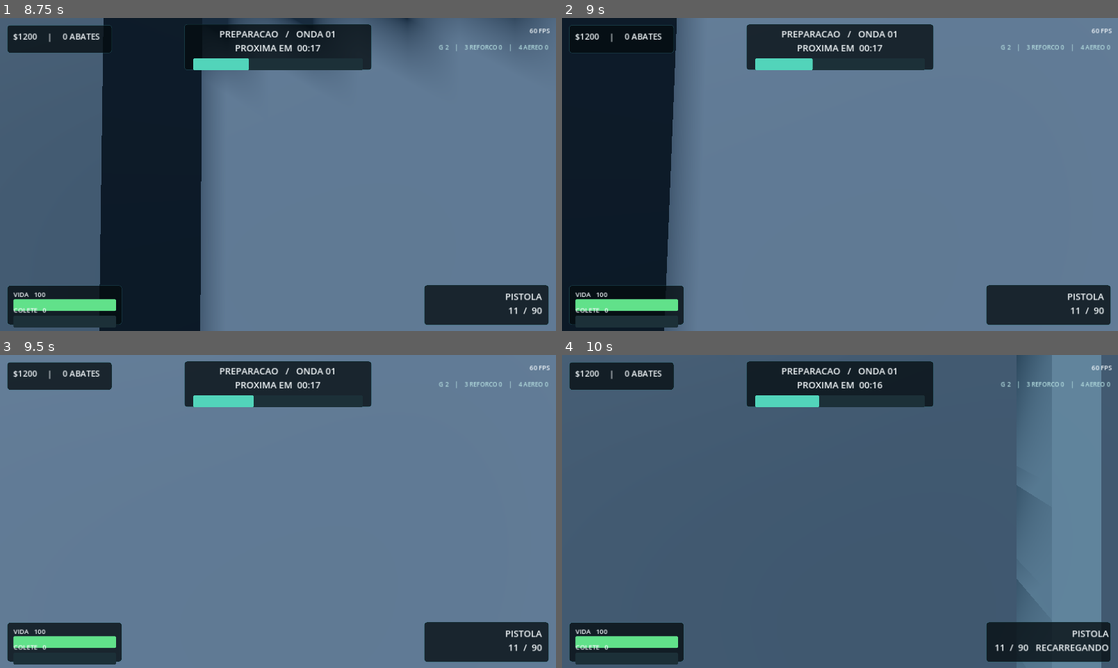
Above: before the commit, frames 1-4 (two rows, left to right).
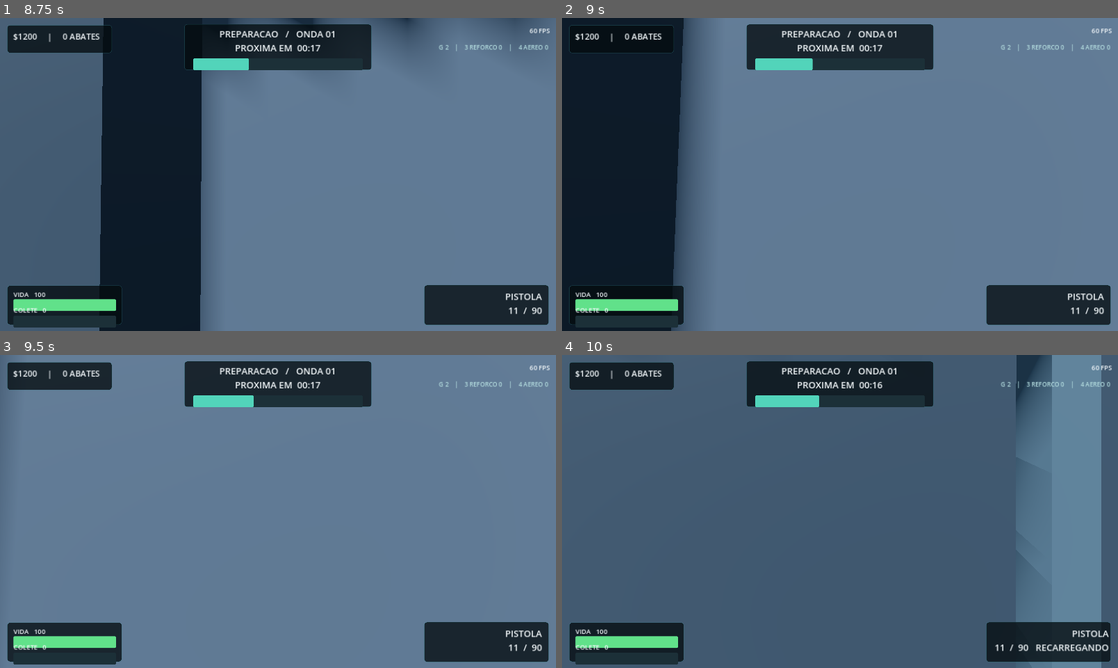
Above: after the commit, the same moments.

Repository: TPollTech/Frontline-Survival
Game: Godot game, scene res://scenes/main.tscn
Two runs of this game, one before a commit and one after it. Both use one fixed random seed, a clock stepped at 60 frames per second and the inputs below.
Inputs (mouse positions are in pixels of both pictures, inside the frame that each line leads up to):
- Up to frame 1 (8.75 s): click "INICIAR PARTIDA" at 0.5 s; tap Enter at 1.25, 1.35 s; move the mouse to (305, 174) at 1.27 s; hold W 1.28-6.53 s; click (305, 174) at 1.42 s; tap Space at 1.52, 2.27, 3.77, 4.52, 5.27, 6.77, 7.52, 8.27 s; move the mouse to (250, 174) at 2.02 s; tap Keypad Enter at 2.1 s; move the mouse to (289, 168) at 2.77 s; tap F at 2.85 s; move the mouse to (272, 180) at 3.52 s; tap 1 at 3.6 s; click (272, 180) at 3.67 s; move the mouse to (316, 177) at 4.27 s; tap 5 at 4.35 s; move the mouse to (233, 171) at 5.02 s; tap 3 at 5.1 s; move the mouse to (283, 174) at 5.77 s; tap 4 at 5.85 s; click (283, 174) at 5.92 s; move the mouse to (255, 168) at 6.52 s; hold D 6.53-7.28 s; tap N at 6.6 s; move the mouse to (305, 174) at 7.27 s; hold C 7.28-8.03 s; hold W from 7.28 s (still down); move the mouse to (250, 174) at 8.02 s; tap Ctrl at 8.1 s; click (250, 174) at 8.17 s
- Up to frame 2 (9 s): keep holding W; move the mouse to (851, 168) at 8.77 s; hold Shift from 8.78 s (still down)
- Up to frame 3 (9.5 s): keep holding W; keep holding Shift
- Up to frame 4 (10 s): move the mouse to (834, 517) at 9.52 s; release W at 9.53 s; release Shift at 9.53 s; hold A from 9.53 s (still down); tap R at 9.6 s; tap Space at 9.77 s

Frame 1 is identical in both runs. In frame 2, 3.0% of the frame differs, in the area x 18-25%, y 0-100%; in frame 3, less than 0.1%; in frame 4, 0.6%.

Commit message:
feat(fps): refinar corrida tática com braço baixo, balanço e FOV de movimento

Diff:
--- a/scripts/player.gd
+++ b/scripts/player.gd
@@ -147,7 +147,9 @@
     if Input.is_key_pressed(KEY_SPACE) and is_on_floor() and not controls_locked:
         velocity.y = 6.5
     move_and_slide()
-    camera.fov = lerpf(camera.fov, GameSettings.field_of_view * 0.70 if aim else GameSettings.field_of_view, minf(1.0, delta * 12.0))
+    # A slight sprint FOV extension sells momentum; ADS always takes priority.
+    var target_fov: float = GameSettings.field_of_view * (0.70 if aim else (1.045 if sprint_blend > 0.55 else 1.0))
+    camera.fov = lerpf(camera.fov, target_fov, minf(1.0, delta * 10.0))
     walk_clock += delta * movement.length() * (12.0 if sprinting else 8.0)
     shot_spread_kick = move_toward(shot_spread_kick, 0.0, delta * 1.25)
     # Align the physical front/rear sight with the camera's central ray.
@@ -157,7 +159,7 @@
     var gun_target := Vector3(0.0, sight_y, -0.62) if aim else Vector3(0.34, -0.27, -0.63)
     # A true tactical sprint: lower the rifle, pitch the muzzle down and
     # let the support arm drop. Smooth transitions prevent camera popping.
-    var running_bob := sin(walk_clock) * 0.023 * sprint_blend
+    var running_bob := sin(walk_clock) * 0.029 * sprint_blend
     gun_target.y += sin(walk_clock) * 0.007 * movement.length()
     gun_target = gun_target.lerp(Vector3(0.49, -0.50 + running_bob, -0.45), sprint_blend)
     recoil = move_toward(recoil, 0.0, delta * 2.0)
@@ -499,10 +501,12 @@
         # Support hand releases the fore-end during sprint instead of being
         # glued to the weapon in an accelerated walking pose.
         left_hand_rig.position = left_hand_rig.position.lerp(
-            Vector3(-0.08, -0.16, 0.15) * sprint_blend, minf(1.0, delta * 11.0)
+            # Arm comes down along the chest instead of remaining on the foregrip.
+            Vector3(-0.12, -0.29 + sin(walk_clock * 0.5) * 0.032, 0.19) * sprint_blend,
+            minf(1.0, delta * 11.0)
         )
         left_hand_rig.rotation.z = lerpf(
-            left_hand_rig.rotation.z, -0.15 * sprint_blend, minf(1.0, delta * 11.0)
+            left_hand_rig.rotation.z, -0.26 * sprint_blend, minf(1.0, delta * 11.0)
         )
 
 func _arm_piece(shape: Mesh, at: Vector3, tint: Color, rotation: Vector3 = Vector3.ZERO) -> MeshInstance3D:
